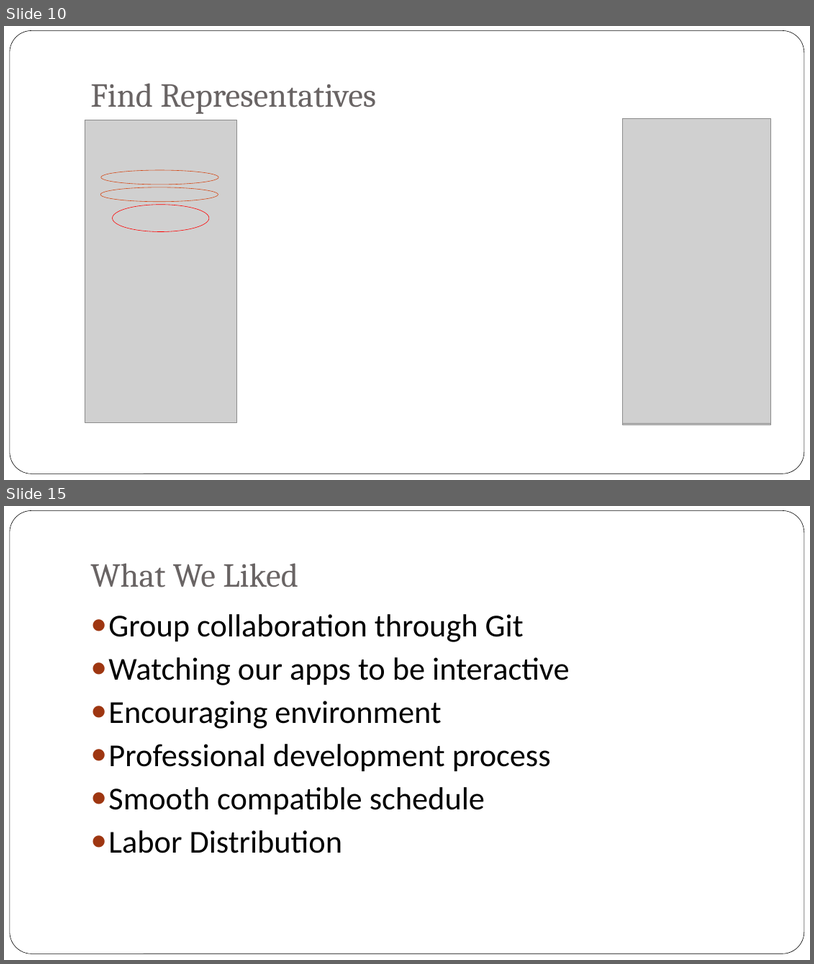
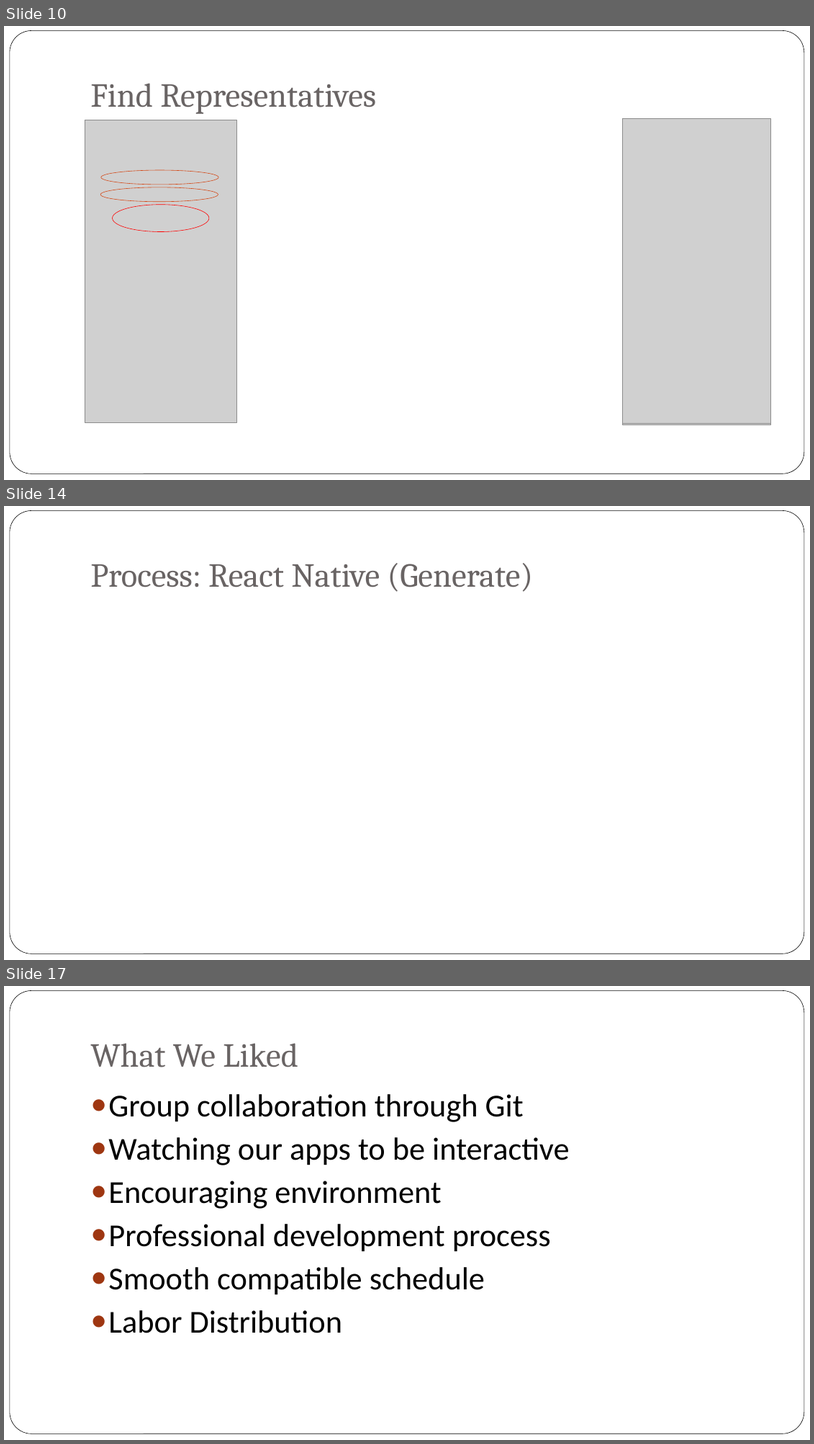
Before and after one commit to bxji/Civic-Duty, a slide deck: presentation/civic_duty_presentation_final.pptx. Shown one above the other, each under a label of ours: slides 10 and 15 before the commit, slides 10, 14 and 17 after it; the slides between them are not shown. The pictures are 814x964 and 814x1444 pixels, drawn with LibreOffice and Linux fonts; fonts in the diff are those of the drawing; grey boxes stand for pictures; background and template pictures are left out. Boxes give left, top, right and bottom in pixels: in the first picture for what was removed or moved away, otherwise in the second. Text is boxed around its words. In the diff, an @@ line names an element or a change of style, - is before the commit and + after.

```diff
--- a/presentation/civic_duty_presentation_final.pptx
+++ b/presentation/civic_duty_presentation_final.pptx
@@ slide 14 added at box(4, 506, 810, 960), background picture (left out); not listed: 1 template element that a slide beside it also shows @@
@@ title added at box(90, 563, 534, 592), 40 pt, text #696464 @@
+Process: React Native (Generate)
@@ what was slide 15 is now slide 17 @@
```
Also in this commit, not shown: 3 slides changed, 4 other slides added, 3 slides removed.
